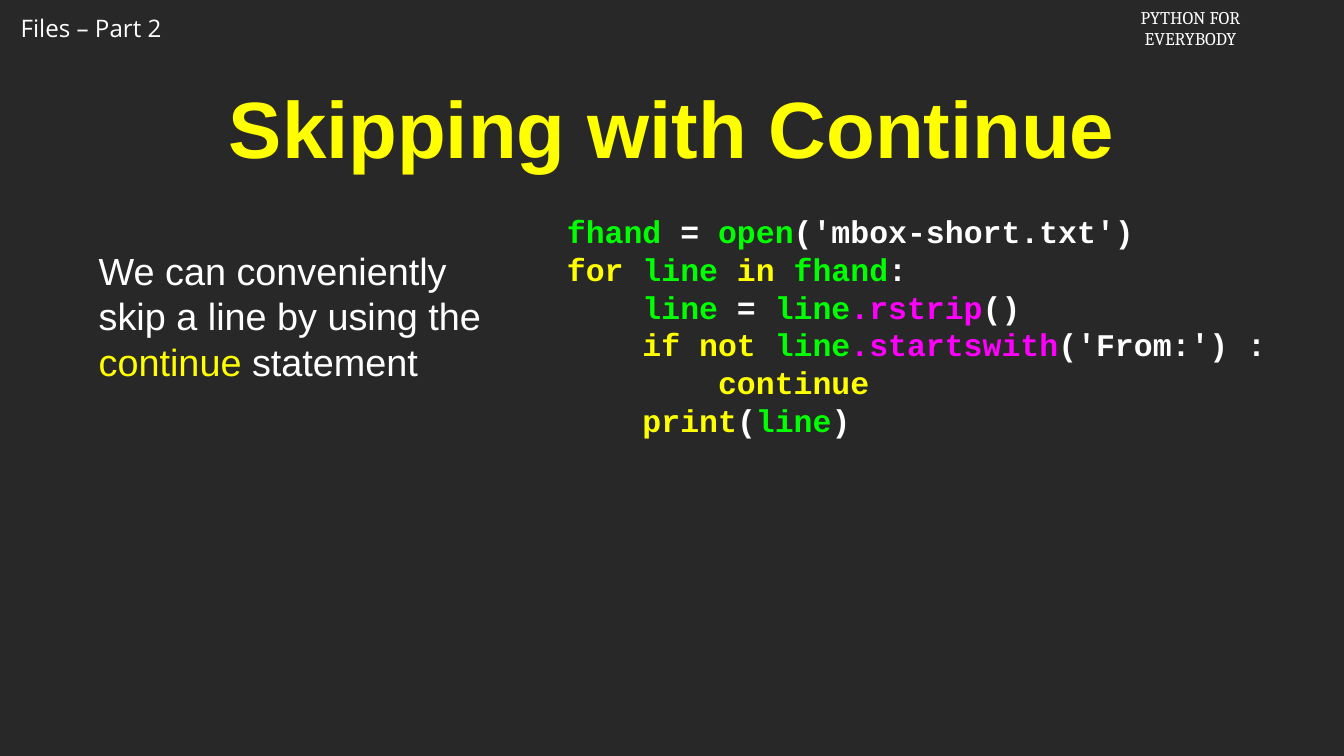
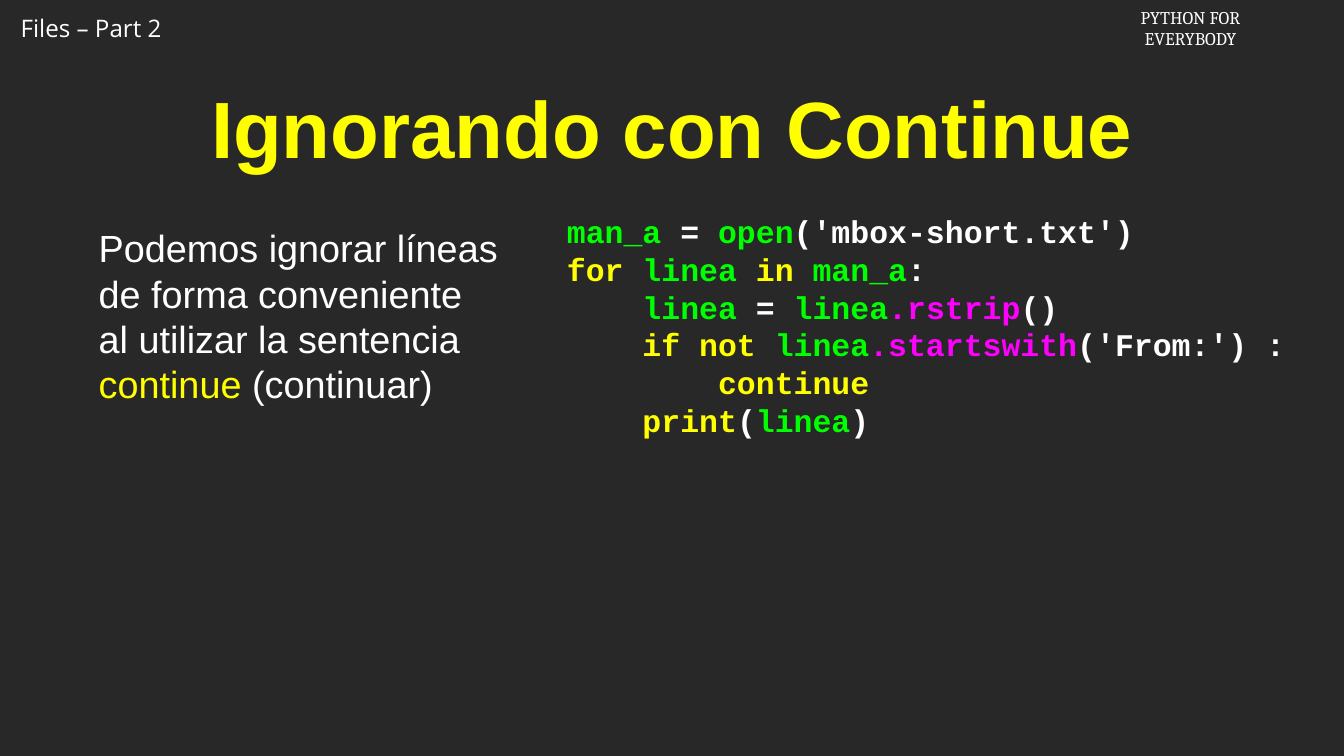
Before and after one commit to csev/py4e, a slide deck: slide 8 of ai/7.2.pptx. Drawn at 1344x756 pixels with LibreOffice and Linux fonts; fonts in the diff are those of the drawing; background and template pictures are left out. Boxes give left, top, right and bottom in pixels: in the first picture for what was removed or moved away, otherwise in the second. Text is boxed around its words. In the diff, an @@ line names an element or a change of style, - is before the commit and + after.

```diff
--- a/ai/7.2.pptx
+++ b/ai/7.2.pptx
@@ title at (211,100,1132,173): text changed @@
-Skipping with Continue
+Ignorando con Continue
@@ text at (99,234,498,406): text changed @@
-We can conveniently skip a line by using the continue statement
+Podemos ignorar líneas de forma conveniente al utilizar la sentencia continue (continuar)
@@ text at (567,220,1248,363): text changed; text colour #FFFFFF to #00FF00 @@
-fhand = open('mbox-short.txt')
-for line in fhand:
-line = line.rstrip()
-if not line.startswith('From:') :
+man_a = open('mbox-short.txt')
+for linea in man_a:
+linea = linea.rstrip()
+if not linea.startswith('From:') :
@@ text at (642,409,869,439): text changed @@
-print(line)
+print(linea)
```
Also in this commit, not shown: 8 other slides changed, 4 slides added, 4 slides removed, 1 other file.
